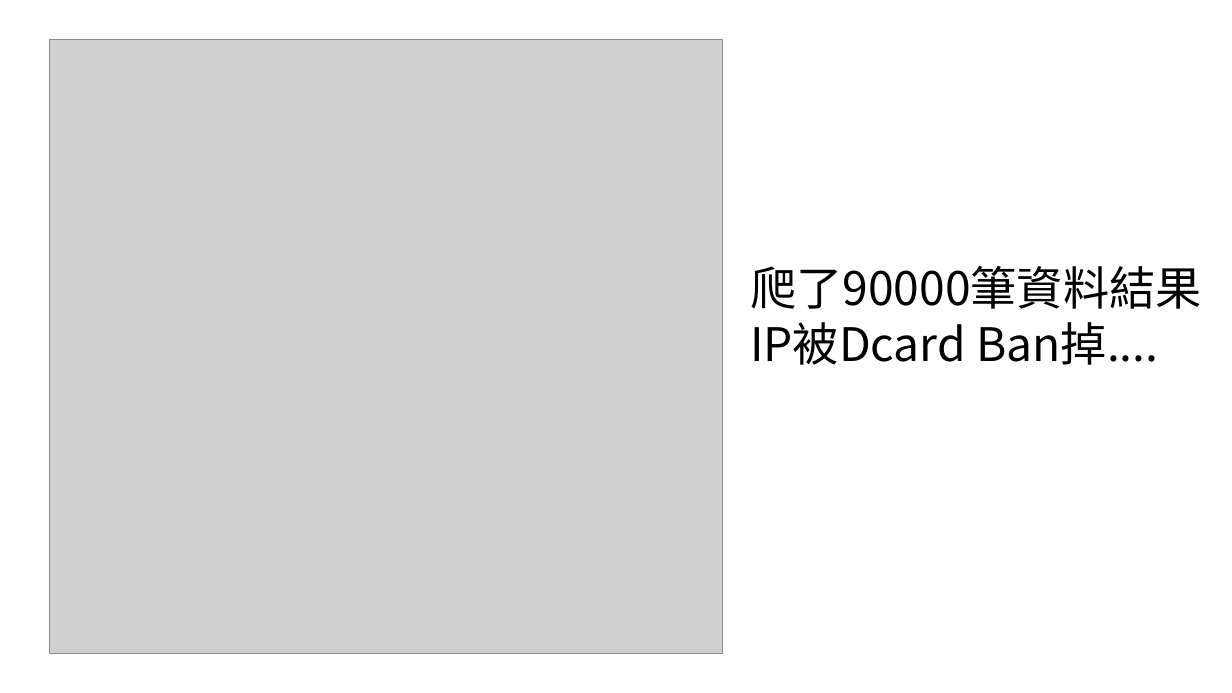
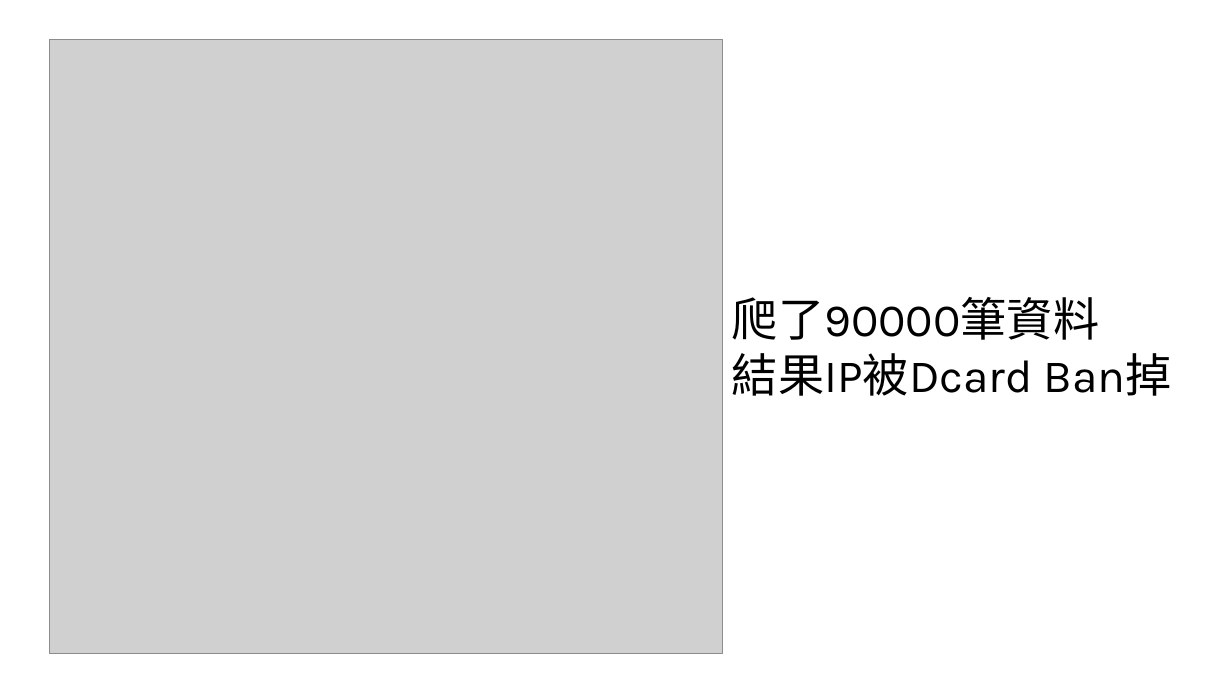
Before and after one commit to desk2000/Extradition-Bill, a slide deck: slide 30 of 從論壇分析台灣人對反送中的討論度.pptx (slide 29 before the commit). Drawn at 1232x693 pixels with LibreOffice and Linux fonts; fonts in the diff are those of the drawing; grey boxes stand for pictures. Boxes give left, top, right and bottom in pixels: in the first picture for what was removed or moved away, otherwise in the second. Text is boxed around its words. In the diff, an @@ line names an element or a change of style, - is before the commit and + after.

```diff
--- a/從論壇分析台灣人對反送中的討論度.pptx
+++ b/從論壇分析台灣人對反送中的討論度.pptx
@@ text at (732,297,1172,396): text changed; font Noto Sans CJK SC to Karla @@
-爬了90000筆資料結果IP被Dcard Ban掉....
+爬了90000筆資料
+結果IP被Dcard Ban掉
```
Also in this commit, not shown: 17 other slides changed, 3 slides added, 2 slides removed, 1 other file.
